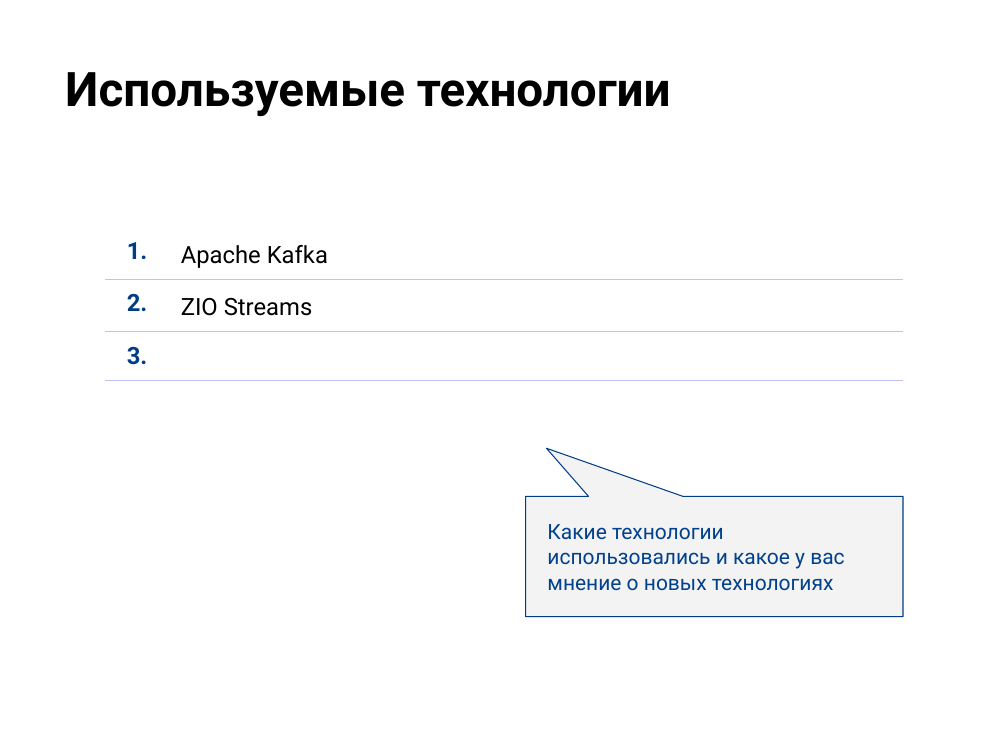
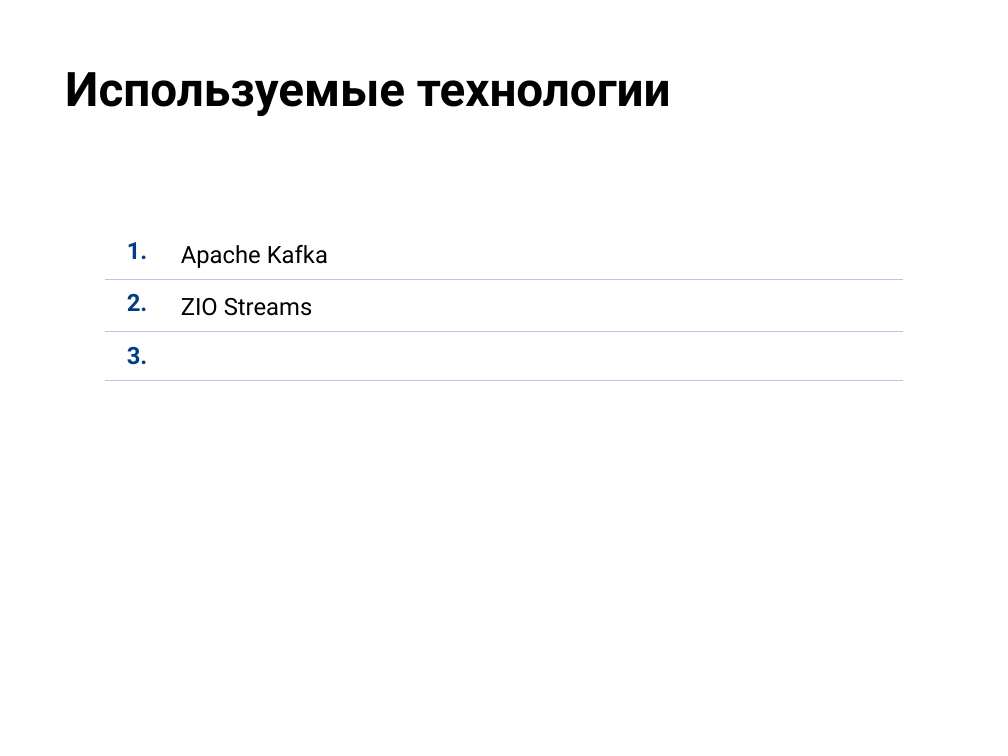
Before and after one commit to AlekseyFilatov/-OTUS_hw_kafka, a slide deck: slide 7 of project/Защита_проекта_Микросервис_на_основе_Apache_Kafka.pptx. Drawn at 1008x756 pixels with LibreOffice and Linux fonts; fonts in the diff are those of the drawing; background and template pictures are left out. Boxes give left, top, right and bottom in pixels: in the first picture for what was removed or moved away, otherwise in the second. Text is boxed around its words. In the diff, an @@ line names an element or a change of style, - is before the commit and + after.

```diff
--- a/project/Защита_проекта_Микросервис_на_основе_Apache_Kafka.pptx
+++ b/project/Защита_проекта_Микросервис_на_основе_Apache_Kafka.pptx
@@ speech box removed at (525,496,902,616) @@
-Какие технологии использовались и какое у вас мнение о новых технологиях
```
Also in this commit, not shown: 4 other slides changed, 1 other file.
